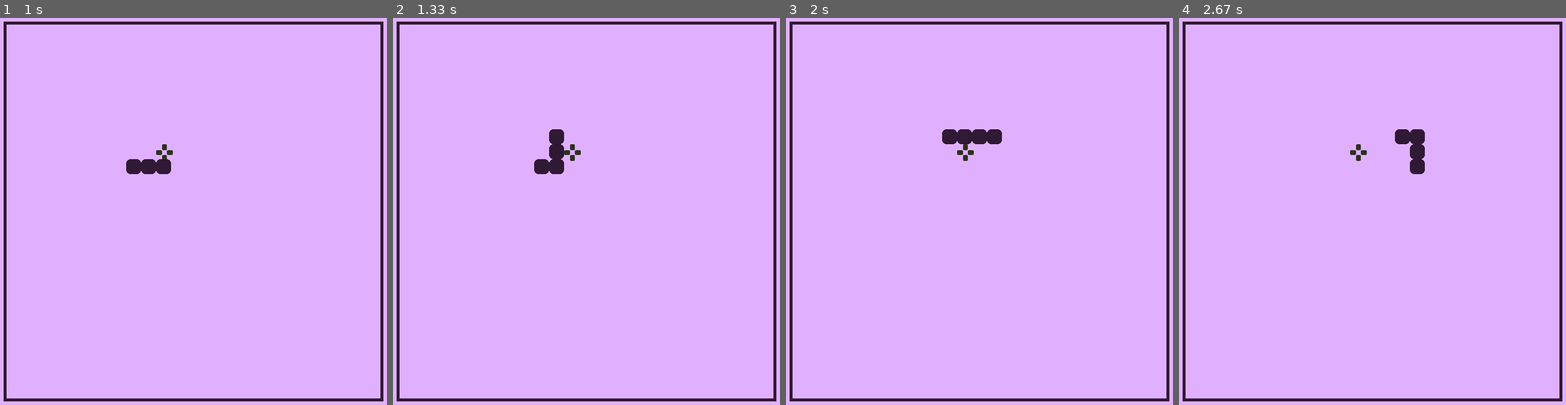
Above: before the commit, frames 1-4 (left to right).
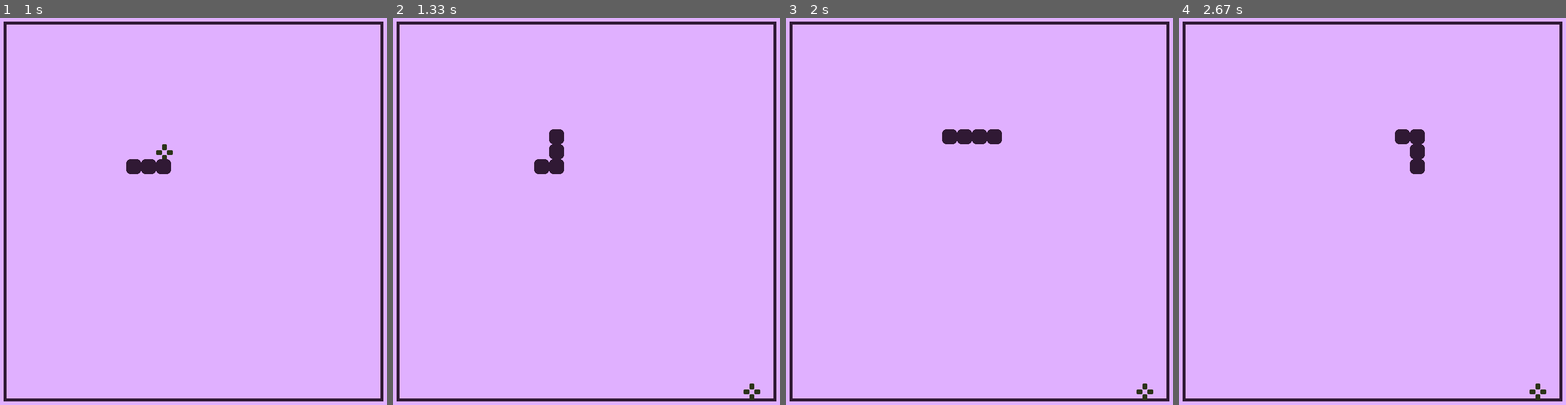
Above: after the commit, the same moments.

Repository: hchadha28/SnakePygame
Game: pygame game, started from game1.py
Two runs of this game, one before a commit and one after it. Both use one fixed random seed, a clock stepped at 60 frames per second and the inputs below.
Inputs:
- Up to frame 1 (1 s): hold Up from 0.83 s (still down)
- Up to frame 2 (1.33 s): release Up at 1.3 s
- Up to frame 3 (2 s): hold Right 1.33-1.8 s
- Up to frame 4 (2.67 s): hold Down from 2.4 s (still down)

Frame 1 is identical in both runs. In frame 2, 0.2% of the frame differs, in the area x 44-95%, y 32-99%; in frame 3, 0.2%; in frame 4, 0.2%.

Commit message:
update collision functions

Diff:
--- a/game1.py
+++ b/game1.py
@@ -124,7 +124,7 @@
 
     def check_collision_with_food(self):
         if self.snake.body[0] == self.food.position:
-            self.food.position = self.food.generate_food_near_head(self.snake.body)
+            self.food.position = self.food.generate_random_pos(self.snake.body)
             self.snake.add_segment = True
 
     def check_collision_with_walls(self):
